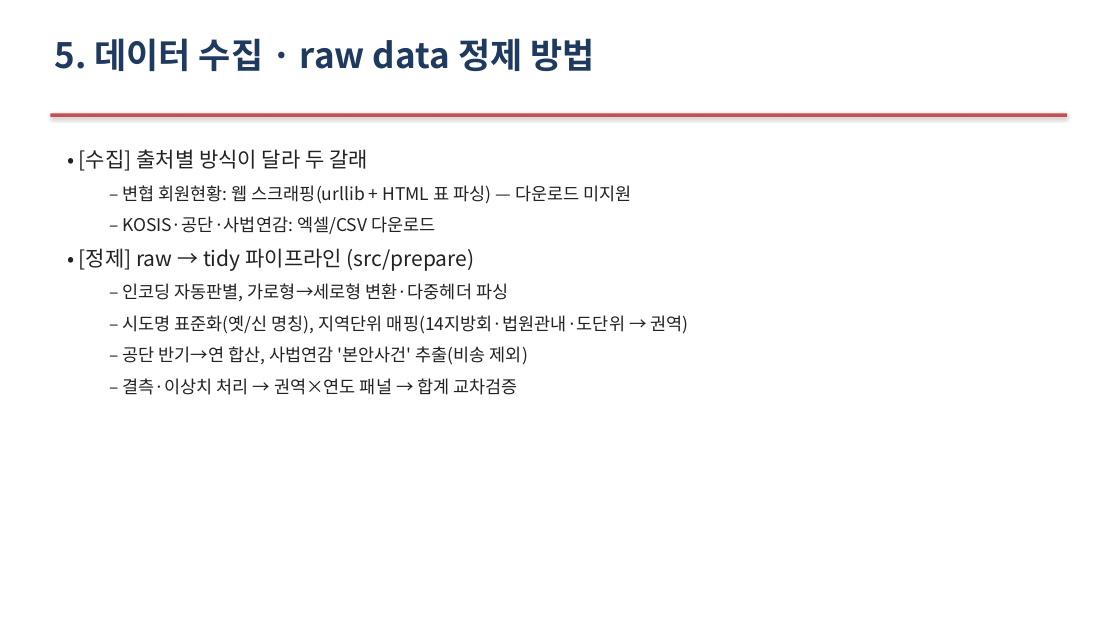
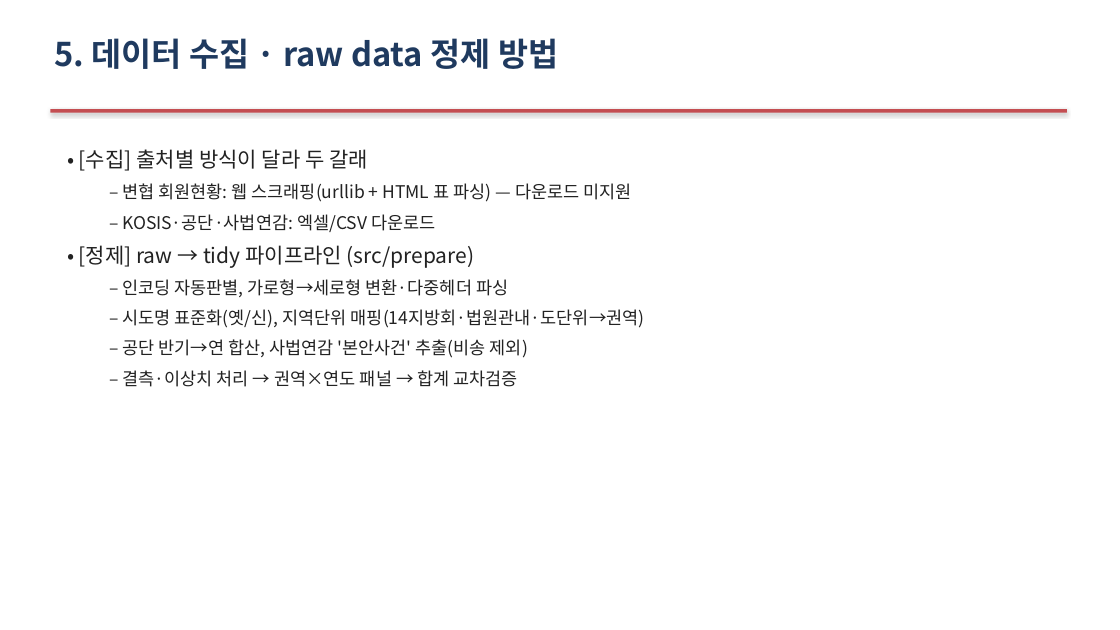
Before and after one commit to Allenkeem/llai-project, a slide deck: slide 8 of reports/발표자료.pptx. Drawn at 1120x630 pixels with LibreOffice and Linux fonts; fonts in the diff are those of the drawing. Boxes give left, top, right and bottom in pixels: in the first picture for what was removed or moved away, otherwise in the second. Text is boxed around its words. In the diff, an @@ line names an element or a change of style, - is before the commit and + after.

```diff
--- a/reports/발표자료.pptx
+++ b/reports/발표자료.pptx
@@ text "5. 데이터 수집 · raw ..." at [54, 38, 558, 69]: size 30 to 28 pt @@
@@ rectangle: place and size @@
-rectangle at [50, 113, 1067, 117]
+rectangle at [50, 109, 1067, 113]
@@ text at [79, 149, 631, 387]: less space between paragraphs @@
@@ text at [122, 309, 645, 328]: text changed @@
-  – 시도명 표준화(옛/신 명칭), 지역단위 매핑(14지방회·법원관내·도단위 → 권역)
+  – 시도명 표준화(옛/신), 지역단위 매핑(14지방회·법원관내·도단위→권역)
```
Also in this commit, not shown: 20 other slides changed, 1 other file.
